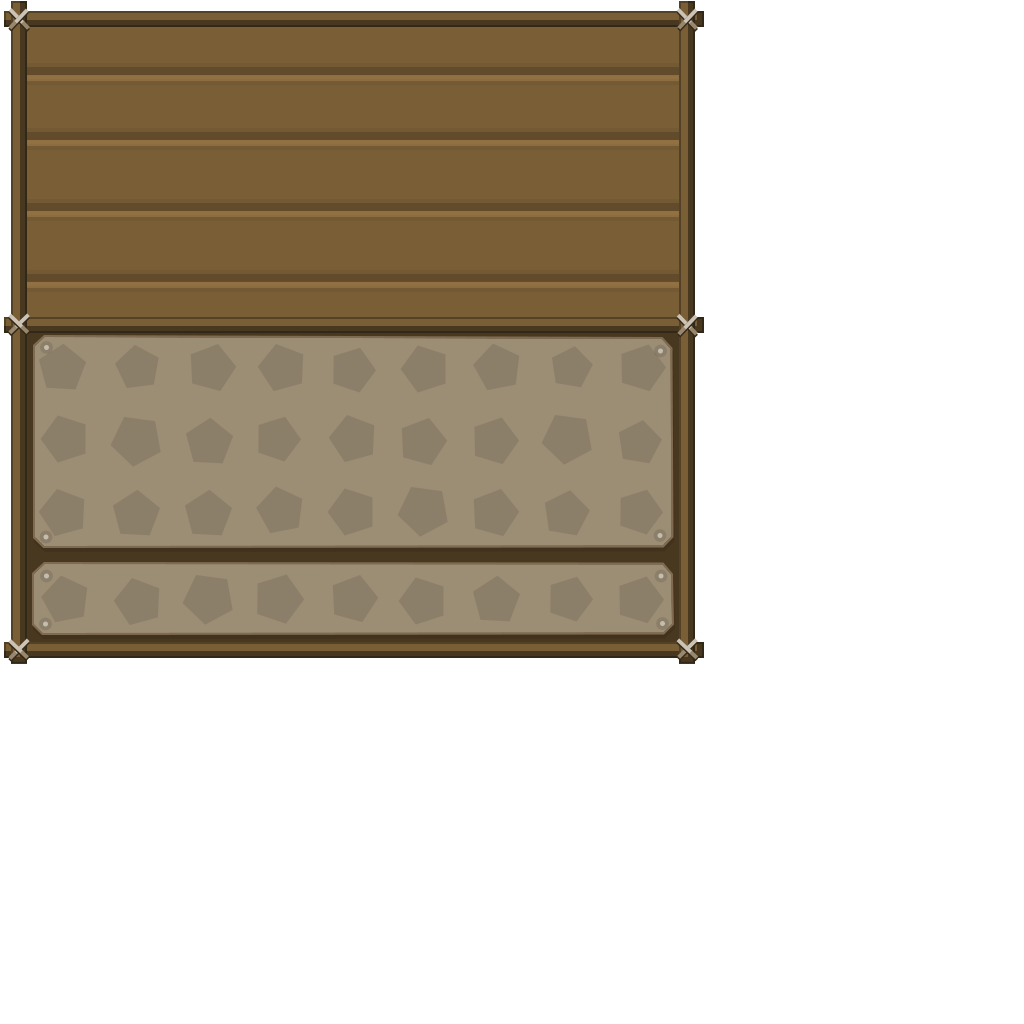
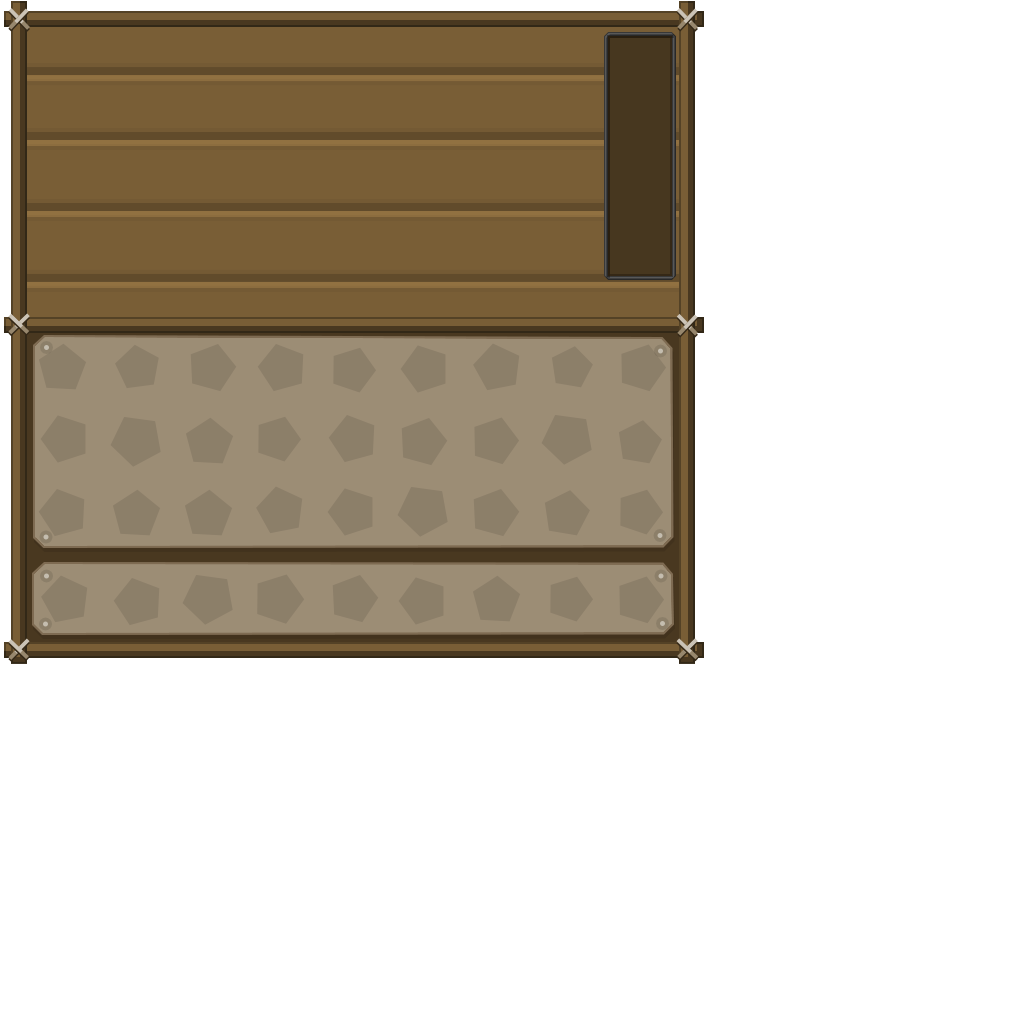
The second 1024px x 1024px image is a revision of the first. Changes to its layers:
added group "fluid large" with 2 layers above "gui" over [604, 32, 676, 280]
added layer "Shape 1" in group "fluid large" over [604, 32, 676, 280]
added layer "Rectangle 1" in group "fluid large" over [608, 36, 672, 276]
